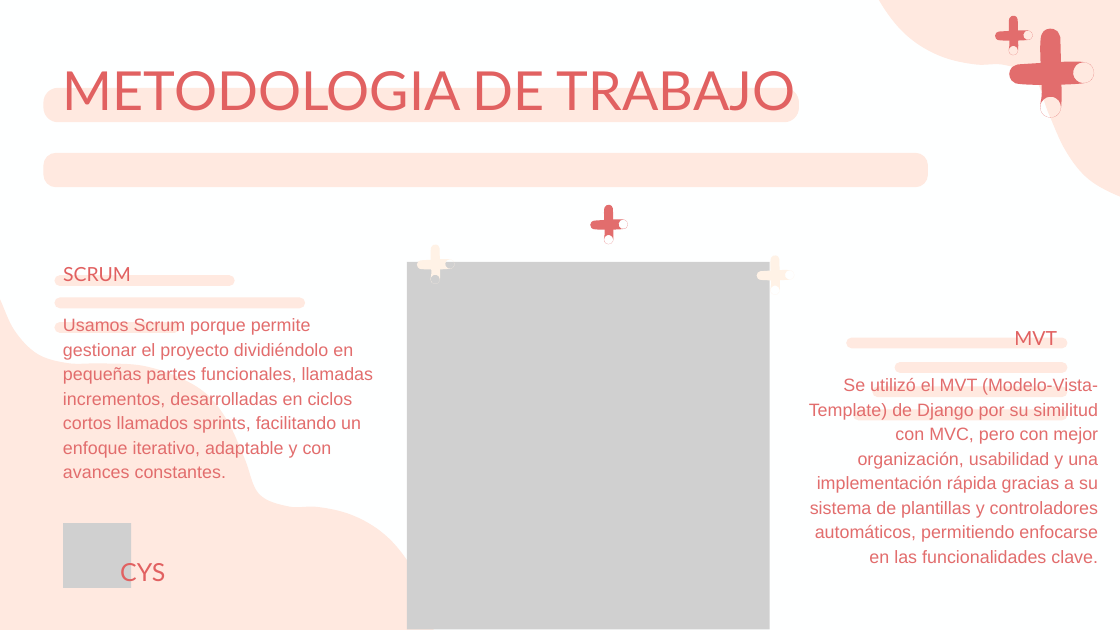
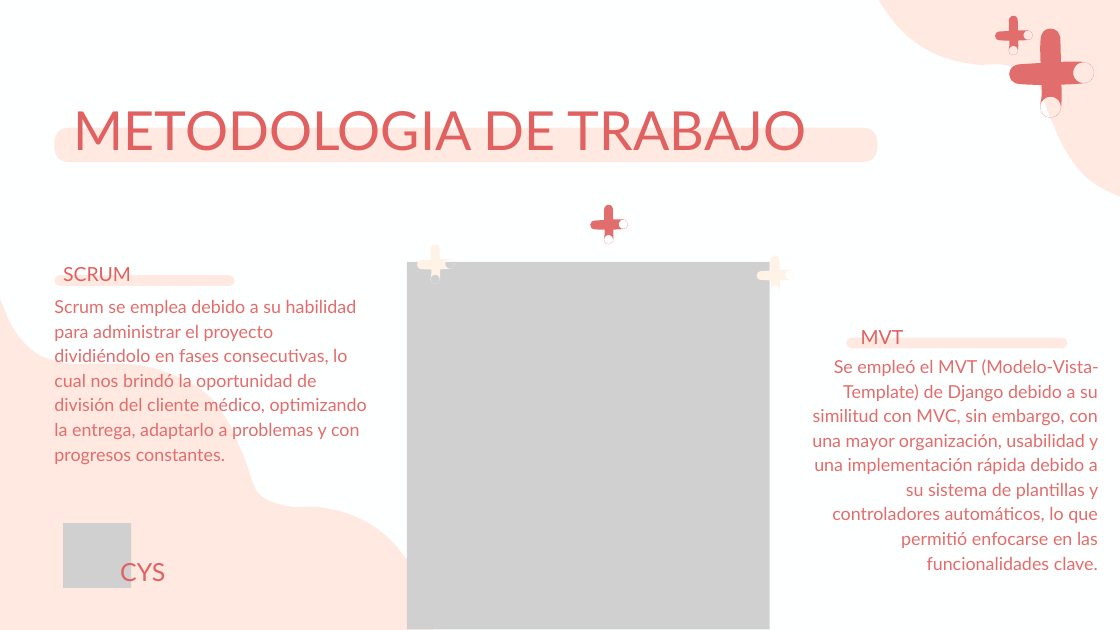
Before and after one commit to SamuelVallejos/Consultorio_Cys, a slide deck: slide 6 of Fase 3/Evidencias Grupales/Presentación Final Del Proyecto (Español) - .pptx. Drawn at 1120x630 pixels with LibreOffice and Linux fonts; fonts in the diff are those of the drawing; grey boxes stand for pictures. Boxes give left, top, right and bottom in pixels: in the first picture for what was removed or moved away, otherwise in the second. Text is boxed around its words. In the diff, an @@ line names an element or a change of style, - is before the commit and + after.

Commit message:
ppt+

```diff
--- a/Fase 3/Evidencias Grupales/Presentación Final Del Proyecto (Español) - .pptx
+++ b/Fase 3/Evidencias Grupales/Presentación Final Del Proyecto (Español) - .pptx
@@ freeform shape removed at [44, 88, 799, 122] @@
@@ text "METODOLOGIA DE TRABAJO": place and size @@
-text "METODOLOGIA DE TRABAJO" at [63, 71, 795, 111]
+text "METODOLOGIA DE TRABAJO" at [74, 111, 806, 151]
@@ freeform shape: place and size @@
-freeform shape at [44, 153, 928, 187]
+freeform shape at [54, 128, 877, 162]
@@ freeform shape removed at [54, 297, 305, 308] @@
@@ freeform shape removed at [54, 322, 180, 333] @@
@@ text added at [54, 300, 367, 464], 23 pt, text #E26D6D @@
+Scrum se emplea debido a su habilidad para administrar el proyecto dividiéndolo en fases consecutivas, lo cual nos brindó la oportunidad de división del cliente médico, optimizando la entrega, adaptarlo a problemas y con progresos constantes.
@@ text removed at [63, 318, 374, 478] @@
-Usamos Scrum porque permite gestionar el proyecto dividiéndolo en pequeñas partes funcionales, llamadas incrementos, desarrolladas en ciclos cortos llamados sprints, facilitando un enfoque iterativo, adaptable y con avances constantes.
@@ text "MVT": place and size @@
-text "MVT" at [1014, 331, 1057, 345]
+text "MVT" at [861, 330, 904, 344]
@@ text at [812, 359, 1099, 570]: text changed; font Arial to Lato @@
-Se utilizó el MVT (Modelo-Vista-Template) de Django por su similitud con MVC, pero con mejor organización, usabilidad y una implementación rápida gracias a su sistema de plantillas y controladores automáticos, permitiendo enfocarse en las funcionalidades clave.
+Se empleó el MVT (Modelo-Vista-Template) de Django debido a su similitud con MVC, sin embargo, con una mayor organización, usabilidad y una implementación rápida debido a su sistema de plantillas y controladores automáticos, lo que permitió enfocarse en las funcionalidades clave.
@@ freeform shape removed at [872, 386, 1068, 397] @@
@@ freeform shape removed at [894, 362, 1067, 373] @@
@@ freeform shape removed at [853, 409, 1067, 420] @@
```
Also in this commit, not shown: 8 other slides changed, 4 slides added, 2 slides removed.
